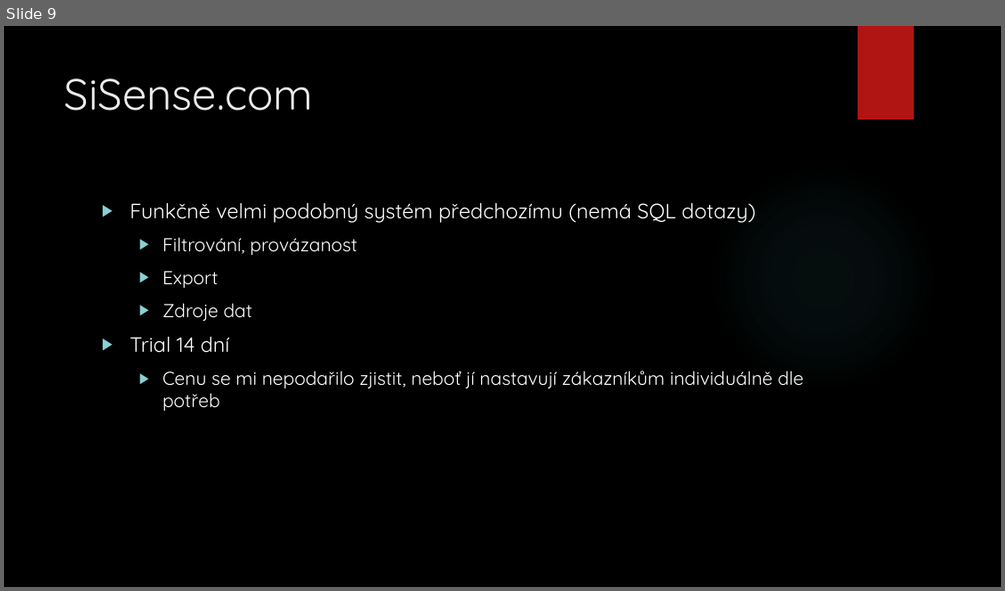
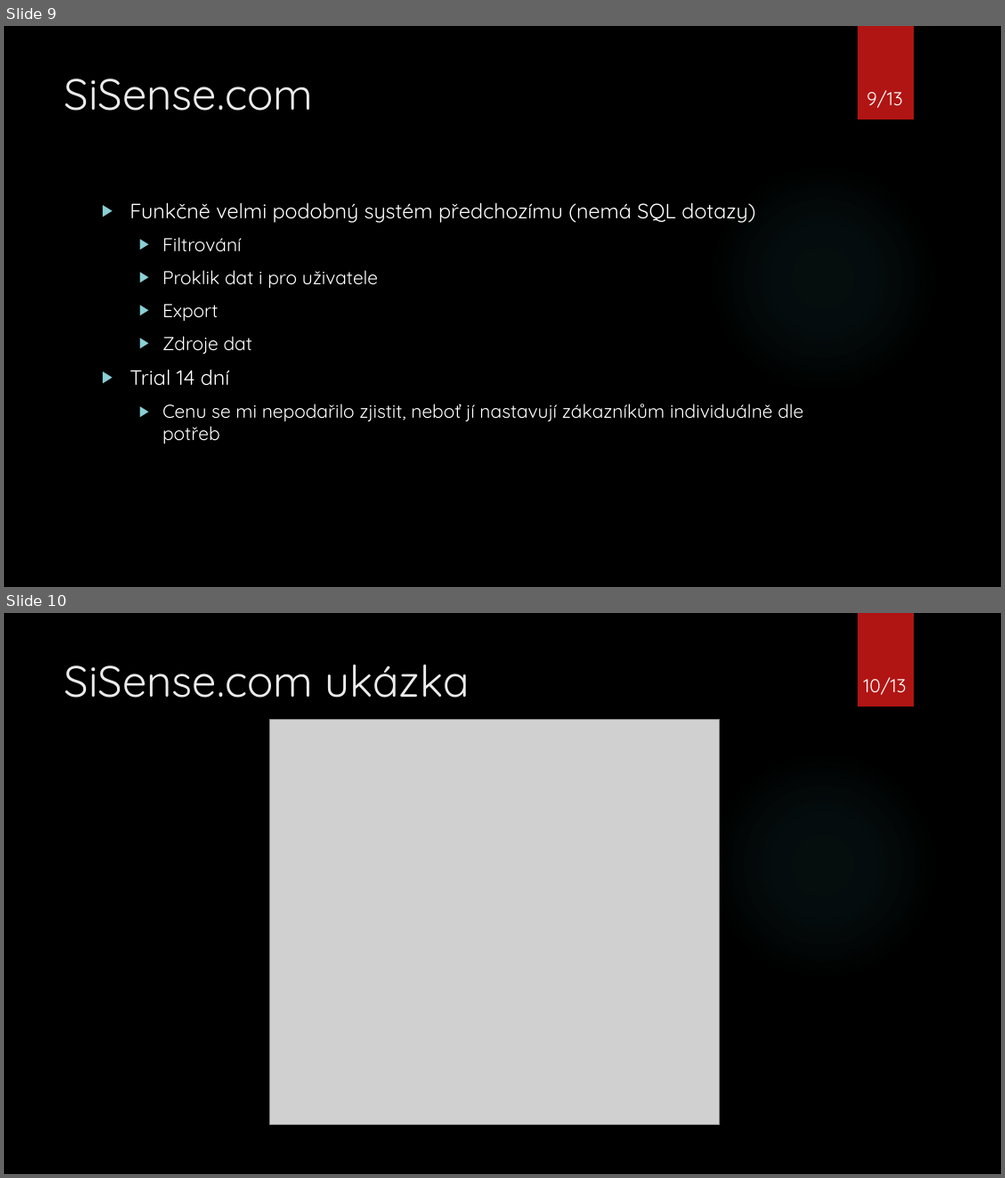
Before and after one commit to topiker/skola, a slide deck: DMB2/Webové dashboard technologie.pptx. Shown one above the other, each under a label of ours: slide 9 before the commit, slides 9 and 10 after it. The pictures are 1005x591 and 1005x1178 pixels, drawn with LibreOffice and Linux fonts; fonts in the diff are those of the drawing; grey boxes stand for pictures; background and template pictures are left out. Boxes give left, top, right and bottom in pixels: in the first picture for what was removed or moved away, otherwise in the second. Text is boxed around its words. In the diff, an @@ line names an element or a change of style, - is before the commit and + after.

```diff
--- a/DMB2/Webové dashboard technologie.pptx
+++ b/DMB2/Webové dashboard technologie.pptx
@@ slide 10 added at (4,613,1001,1174), background picture (left out); not listed: 2 template elements that a slide beside it also shows @@
@@ title added at (65,664,469,698), 42 pt, text #EBEBEB @@
+SiSense.com ukázka
@@ text added at (863,677,906,695), 18 pt, text #FFFFFF @@
+10/13
@@ picture added at (269,719,719,1124) @@
@@ slide 9 changed as well @@
@@ page number added at (866,90,902,108), 18 pt, text #FFFFFF @@
+9/13
@@ text at (162,237,378,288): text changed @@
-  ▶ Filtrování, provázanost
+  ▶ Filtrování
+  ▶ Proklik dat i pro uživatele
```
Also in this commit, not shown: 11 other slides changed, 5 other files.
